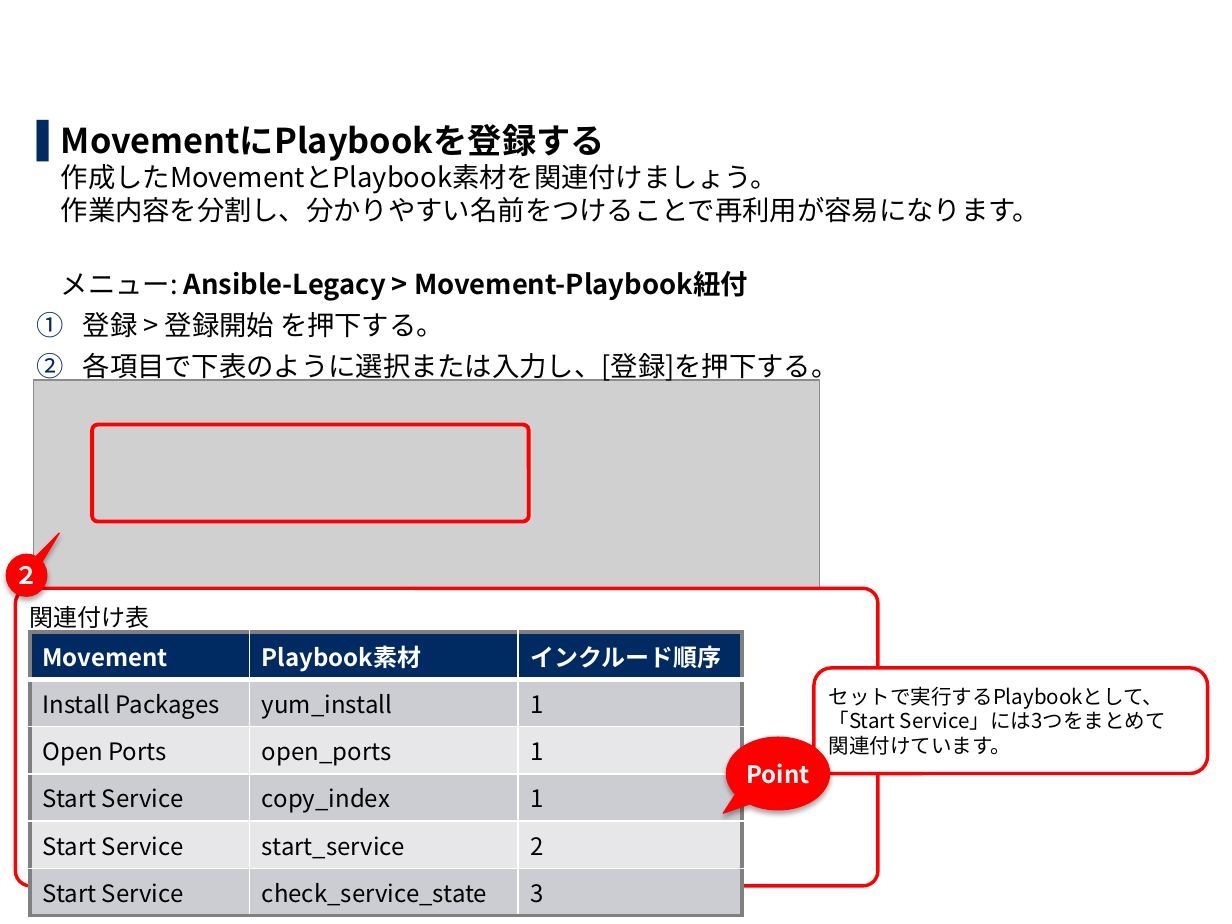
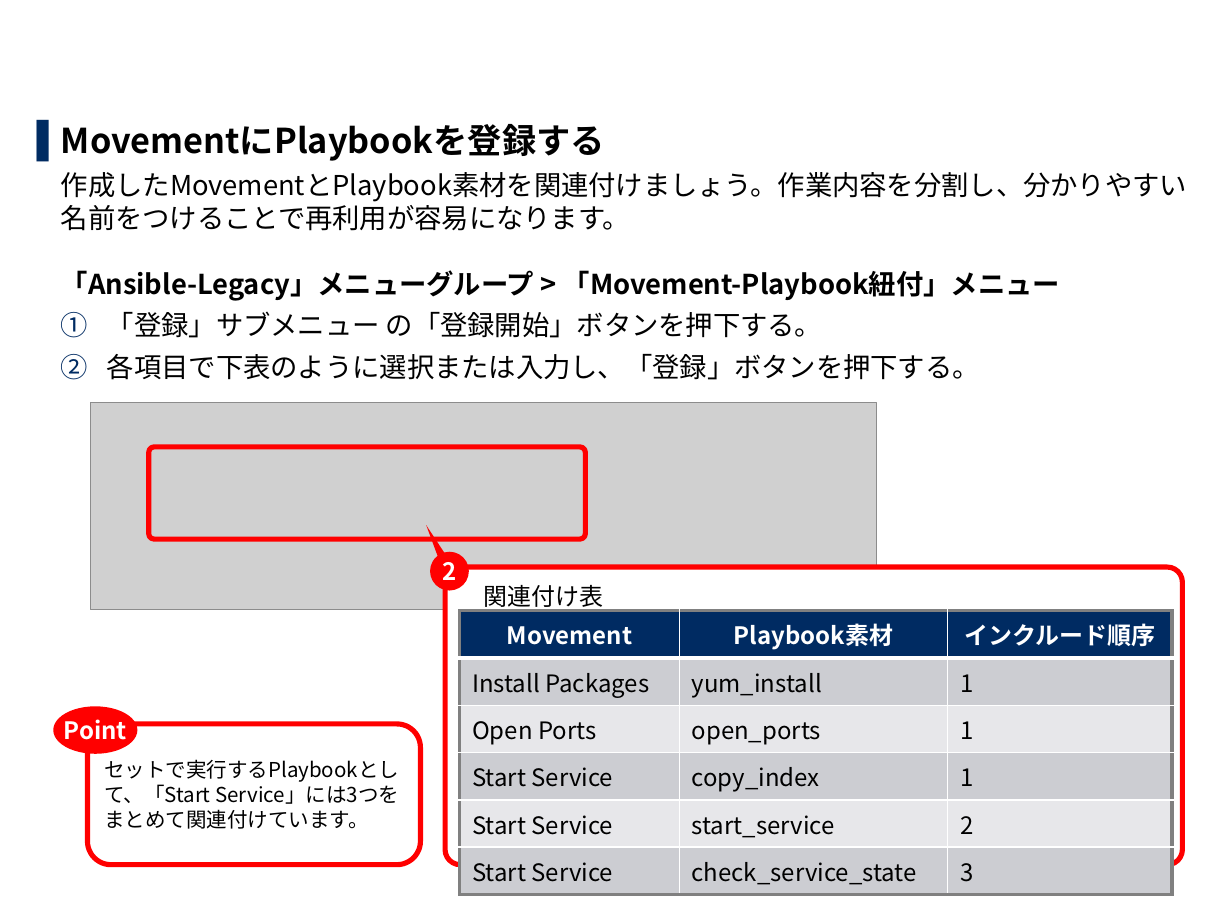
Before and after one commit to exastro-suite/it-automation-docs, a slide deck: slide 14 of asset/Learn_ja/ITA-Ansible-Driver_ja_practice.pptx (slide 13 before the commit). Drawn at 1232x924 pixels with LibreOffice and Linux fonts; fonts in the diff are those of the drawing; grey boxes stand for pictures; background and template pictures are left out. Boxes give left, top, right and bottom in pixels: in the first picture for what was removed or moved away, otherwise in the second. Text is boxed around its words. In the diff, an @@ line names an element or a change of style, - is before the commit and + after.

```diff
--- a/asset/Learn_ja/ITA-Ansible-Driver_ja_practice.pptx
+++ b/asset/Learn_ja/ITA-Ansible-Driver_ja_practice.pptx
@@ text at box(61, 124, 1187, 380): text changed @@
-▌ MovementにPlaybookを登録する
-  作成したMovementとPlaybook素材を関連付けましょう。
-  作業内容を分割し、分かりやすい名前をつけることで再利用が容易になります。
-  メニュー: Ansible-Legacy > Movement-Playbook紐付
-1. 登録 > 登録開始 を押下する。
-2. 各項目で下表のように選択または入力し、[登録]を押下する。
+▌ MovementにPlaybookを登録する
+  作成したMovementとPlaybook素材を関連付けましょう。作業内容を分割し、分かりやすい名前をつけることで再利用が容易になります。
+  「Ansible-Legacy」メニューグループ > 「Movement-Playbook紐付」メニュー
+  1. 「登録」サブメニュー の「登録開始」ボタンを押下する。
+  2. 各項目で下表のように選択または入力し、「登録」ボタンを押下する。
@@ picture: place and size @@
-picture at box(33, 379, 819, 586)
+picture at box(90, 403, 876, 610)
@@ rounded rectangle: place and size @@
-rounded rectangle at box(92, 425, 529, 522)
+rounded rectangle at box(149, 447, 585, 540)
@@ rounded rectangle at box(149, 447, 585, 540): outline #FF0000 2.25 pt to #FF0000 3 pt @@
@@ speech bubble "2": place and size @@
-speech bubble "2" at box(6, 554, 47, 596)
+speech bubble "2" at box(430, 552, 468, 590)
@@ speech bubble "2" at box(430, 552, 468, 590): outline #FF0000 0.75 pt to none; shadow off; proportions changed @@
@@ text in speech bubble at box(442, 562, 456, 580): text changed @@
-２
+2
@@ rounded rectangle "関連付け表": place and size @@
-rounded rectangle "関連付け表" at box(16, 589, 878, 887)
+rounded rectangle "関連付け表" at box(445, 567, 1181, 865)
@@ rounded rectangle "関連付け表" at box(445, 567, 1181, 865): outline #FF0000 2 pt to #FF0000 3 pt @@
@@ table at box(460, 611, 1172, 889) @@
@@ alignment left to centre @@
@@ table: place and size @@
-table at box(30, 632, 742, 910)
+table at box(460, 611, 1172, 889)
@@ ellipse "Point": place and size @@
-ellipse "Point" at box(727, 737, 830, 809)
+ellipse "Point" at box(53, 706, 137, 754)
@@ ellipse "Point" at box(53, 706, 137, 754): speech bubble to ellipse; outline #FF0000 0.75 pt to none; shadow off @@
@@ rounded rectangle "セットで実行するPlaybookとして、「Start Service」には3つをまとめて関連付けています。" at box(87, 724, 420, 865): outline #FF0000 2 pt to #FF0000 3 pt @@
@@ rounded rectangle "セットで実行するPlaybookとして、「Start Service」には3つをまとめて関連付けています。": place and size @@
-rounded rectangle "セットで実行するPlaybookとして、「Start Service」には3つをまとめて関連付けています。" at box(814, 668, 1209, 774)
+rounded rectangle "セットで実行するPlaybookとして、「Start Service」には3つをまとめて関連付けています。" at box(87, 724, 420, 865)
@@ text in rounded rectangle at box(104, 759, 399, 829): spaces changed @@
-セットで実行するPlaybookとして、
-「Start Service」には3つをまとめて
-関連付けています。
+セットで実行するPlaybookとして、「Start Service」には3つをまとめて関連付けています。
@@ page number at box(1121, 890, 1214, 919): text changed @@
-13
+14
```
Also in this commit, not shown: 60 other slides changed, 3 slides added, 3 other files.
